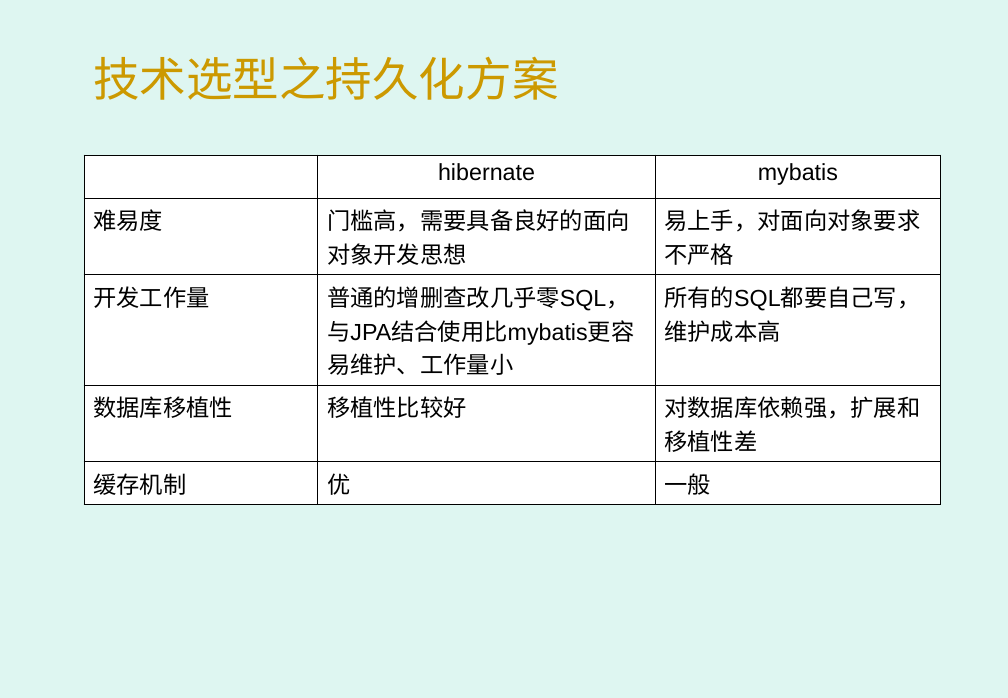
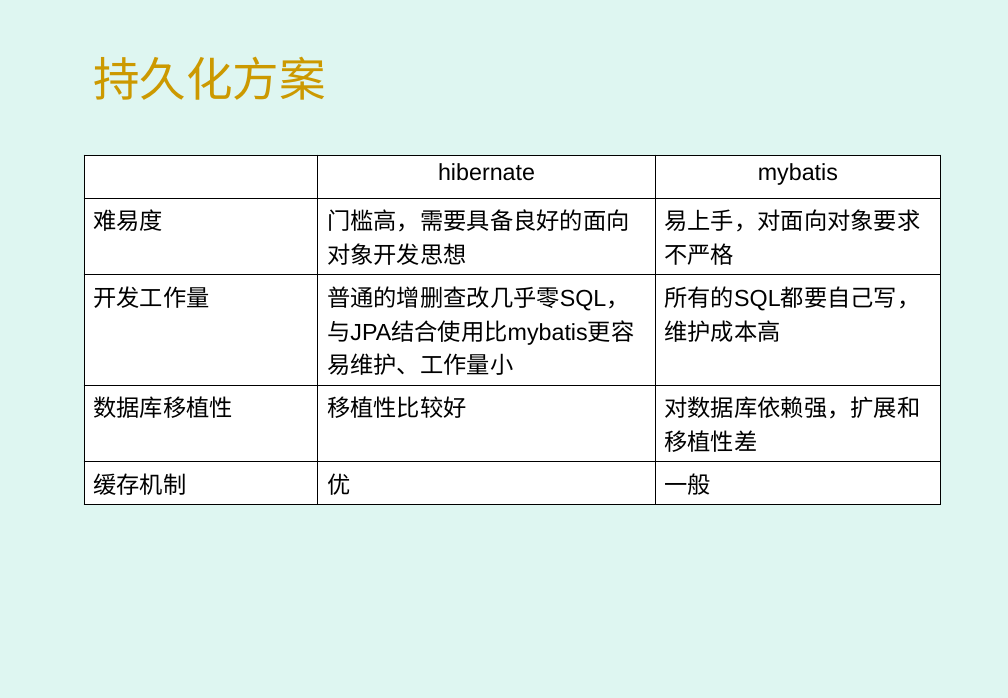
Before and after one commit to gon-superman/application, a slide deck: slide 8 of 系统框架.pptx. Drawn at 1008x698 pixels with LibreOffice and Linux fonts; fonts in the diff are those of the drawing; background and template pictures are left out. Boxes give left, top, right and bottom in pixels: in the first picture for what was removed or moved away, otherwise in the second. Text is boxed around its words. In the diff, an @@ line names an element or a change of style, - is before the commit and + after.

```diff
--- a/系统框架.pptx
+++ b/系统框架.pptx
@@ title at (x1=93, y1=56, x2=326, y2=100): text changed @@
-技术选型之持久化方案
+持久化方案
```
Also in this commit, not shown: 5 other slides changed, 1 slide added, 1 other file.
